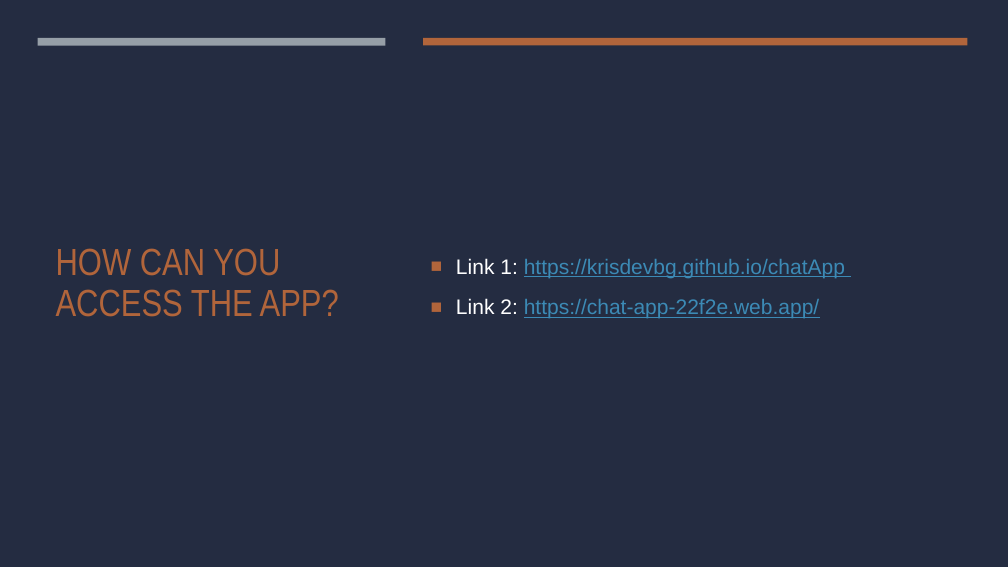
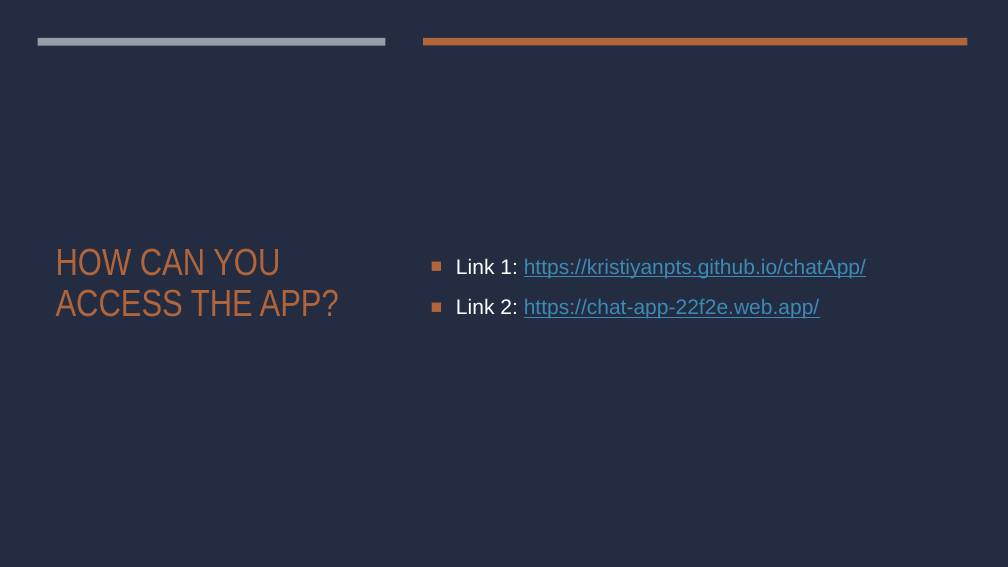
Before and after one commit to kristiyanpts/chatApp, a slide deck: slide 6 of JavaScript Chat Application.pptx (slide 5 before the commit). Drawn at 1008x567 pixels with LibreOffice and Linux fonts; fonts in the diff are those of the drawing. Boxes give left, top, right and bottom in pixels: in the first picture for what was removed or moved away, otherwise in the second. Text is boxed around its words. In the diff, an @@ line names an element or a change of style, - is before the commit and + after.

Commit message:
chat update

```diff
--- a/JavaScript Chat Application.pptx
+++ b/JavaScript Chat Application.pptx
@@ text at box(456, 258, 866, 278): text changed @@
-■ Link 1: https://krisdevbg.github.io/chatApp
+■ Link 1: https://kristiyanpts.github.io/chatApp/
```
Also in this commit, not shown: 4 other slides changed, 1 slide added, 3 other files.
